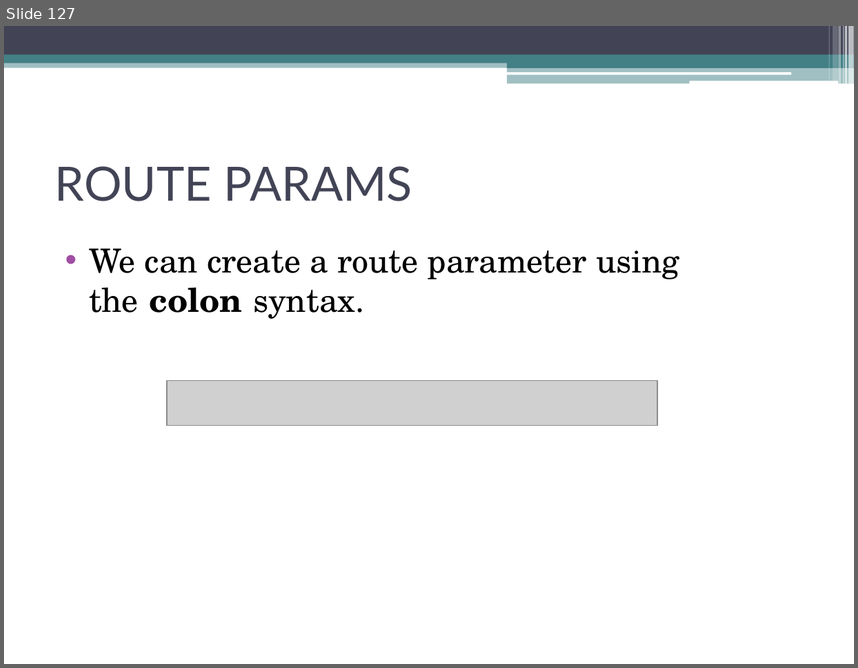
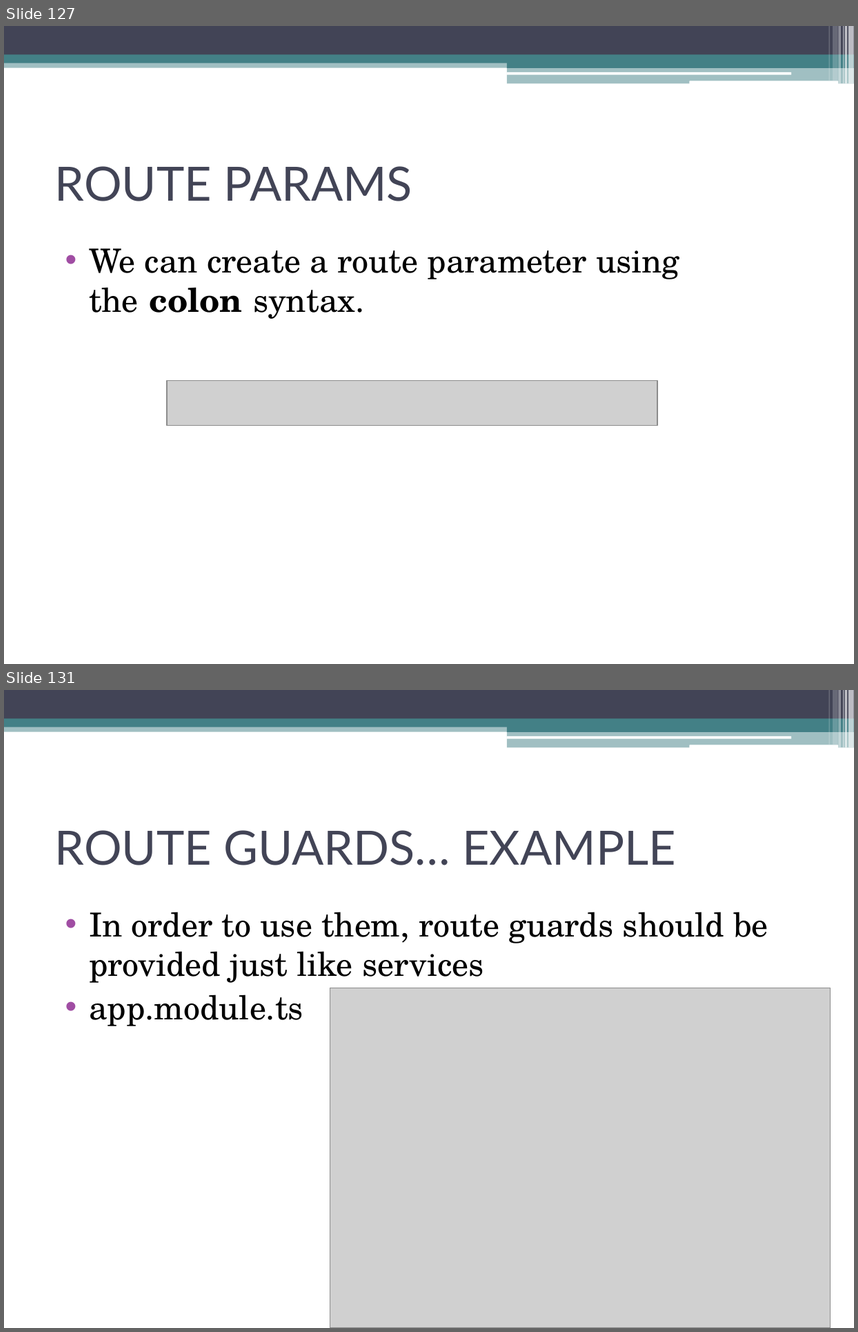
Before and after one commit to akjkhatri/mean_stack, a slide deck: MEAN Stack Workshop.pptx. Shown one above the other, each under a label of ours: slide 127 before the commit, slides 127 and 131 after it; the slides between them are not shown. The pictures are 858x668 and 858x1332 pixels, drawn with LibreOffice and Linux fonts; fonts in the diff are those of the drawing; grey boxes stand for pictures. Boxes give left, top, right and bottom in pixels: in the first picture for what was removed or moved away, otherwise in the second. Text is boxed around its words. In the diff, an @@ line names an element or a change of style, - is before the commit and + after.

```diff
--- a/MEAN Stack Workshop.pptx
+++ b/MEAN Stack Workshop.pptx
@@ slide 131 added at [4,690,854,1328], background #FFFFFF; not listed: 13 template elements that a slide beside it also shows @@
@@ title added at [55,830,675,865], 40 pt, text #424456 @@
+ROUTE GUARDS… EXAMPLE
@@ text added at [89,911,769,1026], 28 pt, text #000000 @@
+• In order to use them, route guards should be provided just like services
+• app.module.ts
@@ picture added at [330,987,831,1328] @@
```
Also in this commit, not shown: 1 slide changed, 27 other slides added.
